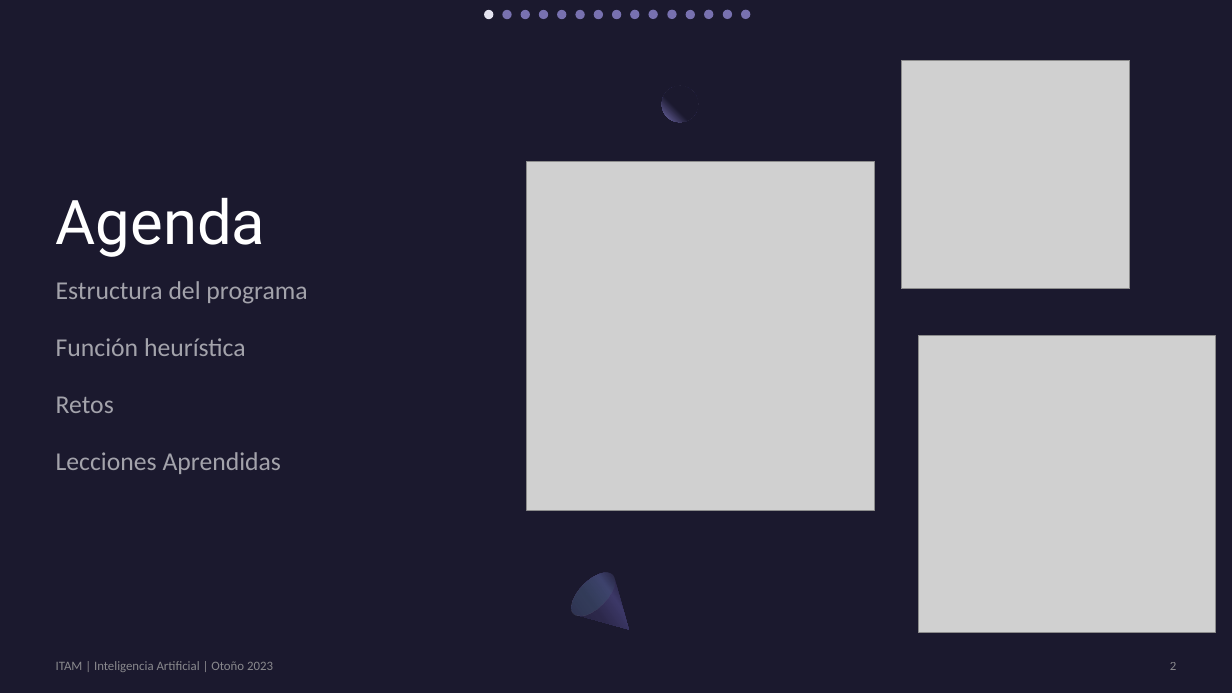
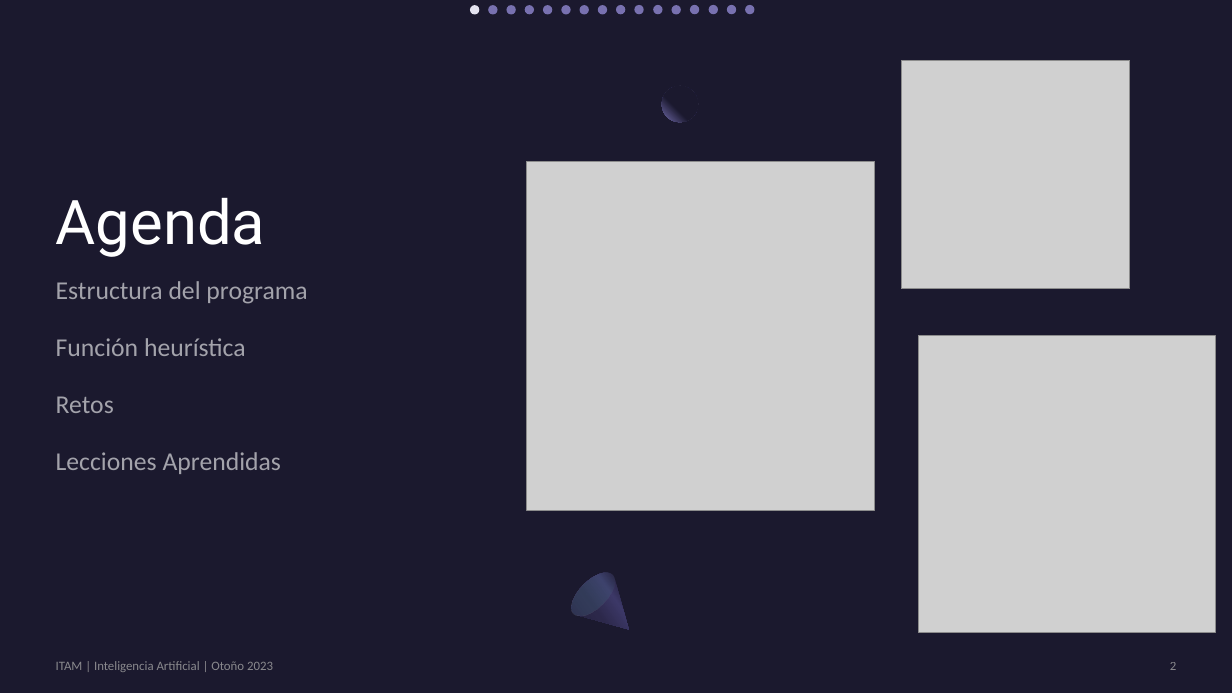
Before and after one commit to feli-p/Domino, a slide deck: slide 2 of docs/equipo0.pptx. Drawn at 1232x693 pixels with LibreOffice and Linux fonts; fonts in the diff are those of the drawing; grey boxes stand for pictures. Boxes give left, top, right and bottom in pixels: in the first picture for what was removed or moved away, otherwise in the second. Text is boxed around its words. In the diff, an @@ line names an element or a change of style, - is before the commit and + after.

```diff
--- a/docs/equipo0.pptx
+++ b/docs/equipo0.pptx
@@ 15 ellipses: place and size @@
-15 ellipses at [484,9,750,19]
+15 ellipses at [470,5,737,15]
@@ ellipse added at [745,5,754,14], fill #7872B0 @@
```
Also in this commit, not shown: 14 other slides changed, 1 slide added.
